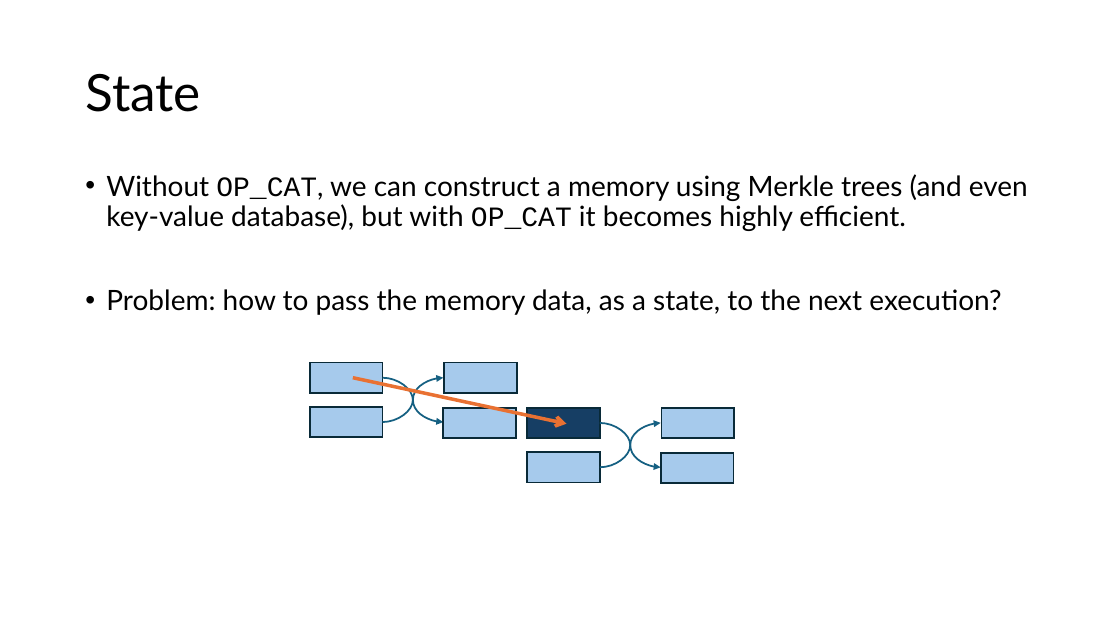
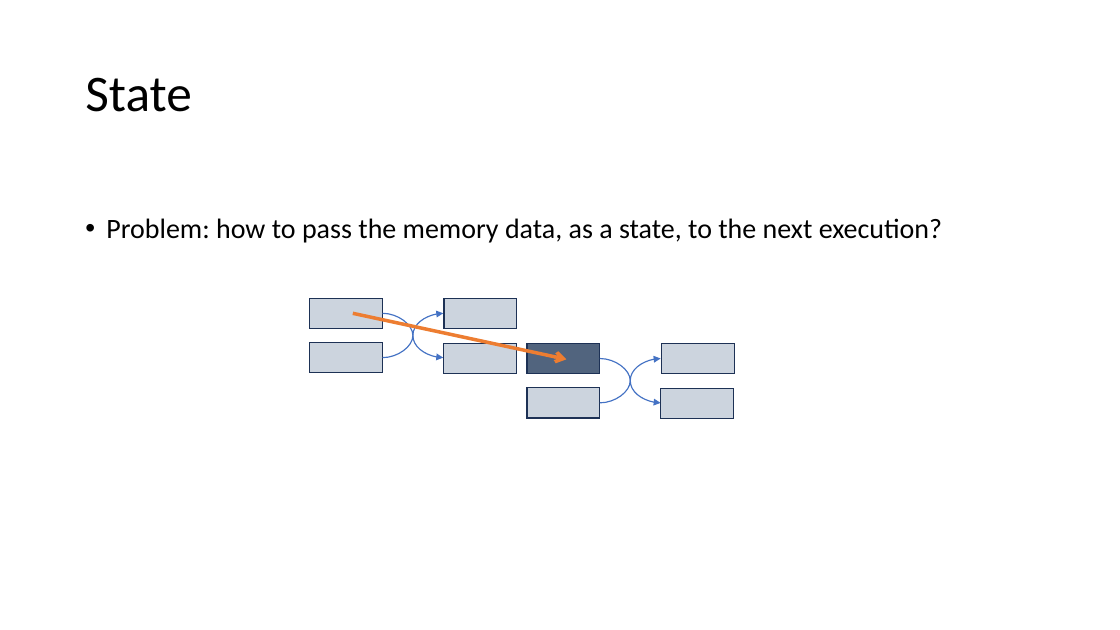
Before and after one commit to Bitcoin-Wildlife-Sanctuary/opcat-slides, a slide deck: slide 18 of opcat.pptx (slide 19 before the commit). Drawn at 1120x630 pixels with LibreOffice and Linux fonts; fonts in the diff are those of the drawing. Boxes give left, top, right and bottom in pixels: in the first picture for what was removed or moved away, otherwise in the second. Text is boxed around its words. In the diff, an @@ line names an element or a change of style, - is before the commit and + after.

```diff
--- a/opcat.pptx
+++ b/opcat.pptx
@@ title "State" at [85,77,191,112]: font Lato to Calibri @@
@@ text at [106,174,1028,231]: paragraph removed @@
-• Without OP_CAT, we can construct a memory using Merkle trees (and even key-value database), but with OP_CAT it becomes highly efficient.
@@ text "Problem: how to pass the ..." at [106,218,942,243]: font Lato to Calibri @@
@@ text "Problem: how to pass the ...": place and size @@
-text "Problem: how to pass the ..." at [106,174,1028,315]
+text "Problem: how to pass the ..." at [106,218,942,243]
@@ fill #A6CAEC to #CCD4DE; outline #092A39 1.5 pt to #1E3256 1 pt in 7 elements at [661,344,734,374], [660,389,734,419], [310,343,383,373], [444,344,517,374], [527,388,600,418], [310,298,383,329], [444,298,518,329] @@
@@ arrow (353, 313) - (566, 360): stroke #E97132 3 pt to #ED7D31 3 pt @@
@@ 8 rectangles, 4 curved arrows, 1 arrow: place and size @@
-8 rectangles, 4 curved arrows, 1 arrow at [310,363,734,483]
+8 rectangles, 4 curved arrows, 1 arrow at [310,298,734,419]
@@ curved arrow (382, 313) - (444, 358): stroke #156082 1.5 pt to #4472C4 1 pt @@
@@ curved arrow (382, 358) - (444, 313): stroke #156082 1.5 pt to #4472C4 1 pt @@
@@ rectangle at [527,344,600,374]: fill #163E64 to #51647E; outline #092A39 1.5 pt to #1E3256 1 pt @@
@@ curved arrow (600, 359) - (660, 403): stroke #156082 1.5 pt to #4472C4 1 pt @@
@@ curved arrow (600, 403) - (660, 359): stroke #156082 1.5 pt to #4472C4 1 pt @@
```
Also in this commit, not shown: 48 other slides changed, 5 slides added, 1 slide removed.
